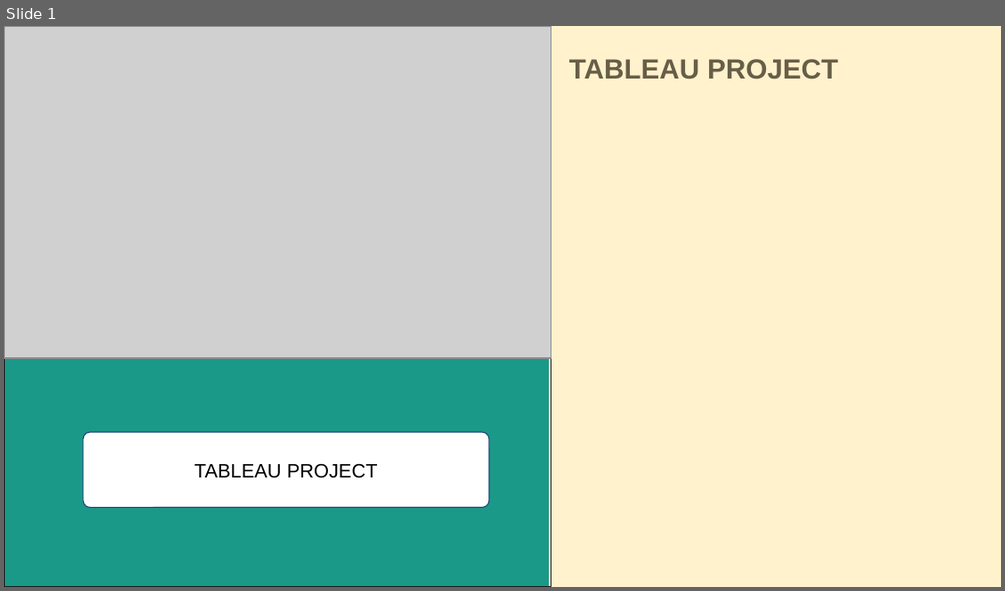
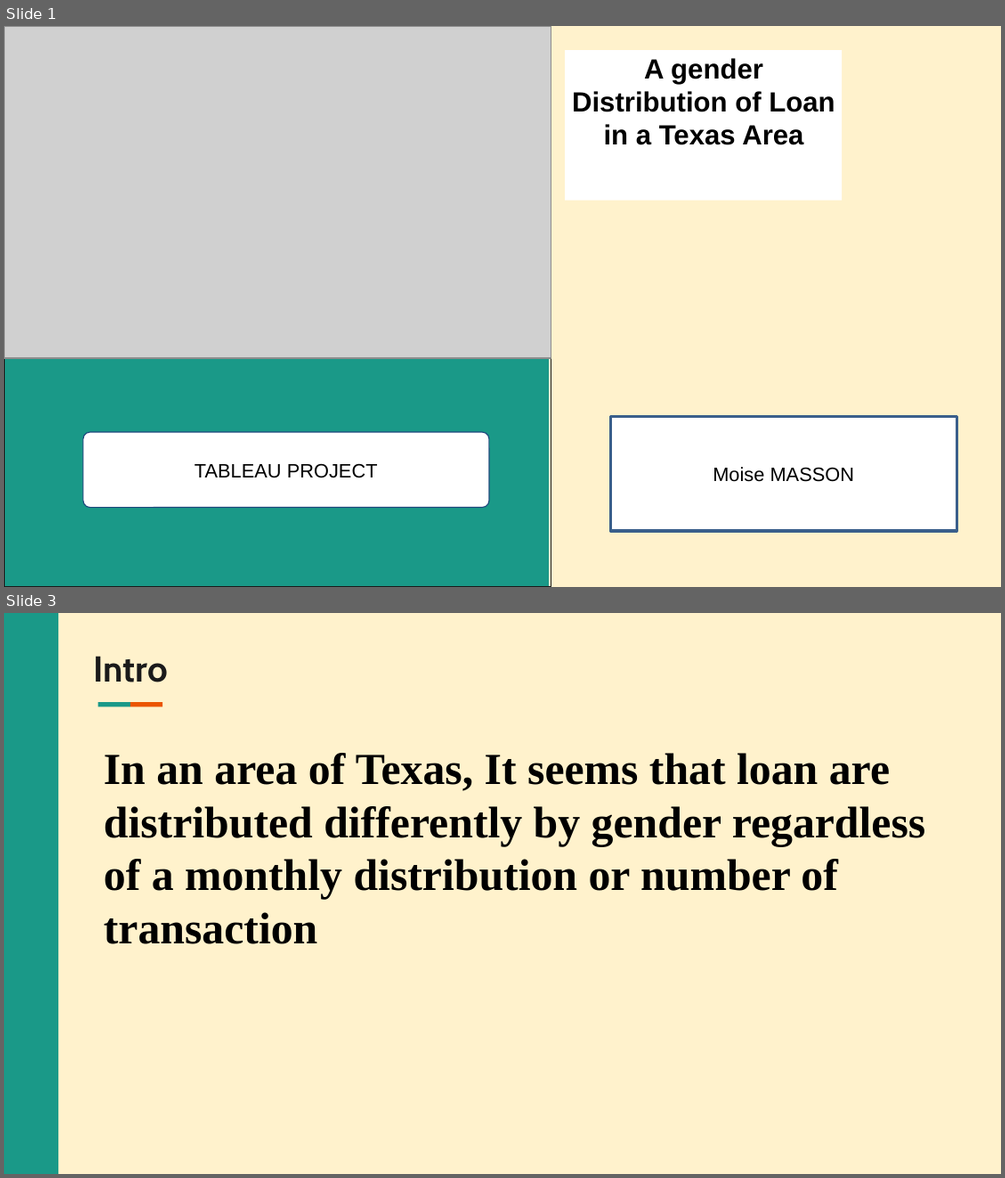
Before and after one commit to Ben-Judas/Tableau-Project, a slide deck: Project Tableau.pptx. Shown one above the other, each under a label of ours: slide 1 before the commit, slides 1 and 3 after it; the slides between them are not shown. The pictures are 1005x591 and 1005x1178 pixels, drawn with LibreOffice and Linux fonts; fonts in the diff are those of the drawing; grey boxes stand for pictures; background and template pictures are left out. Boxes give left, top, right and bottom in pixels: in the first picture for what was removed or moved away, otherwise in the second. Text is boxed around its words. In the diff, an @@ line names an element or a change of style, - is before the commit and + after.

```diff
--- a/Project Tableau.pptx
+++ b/Project Tableau.pptx
@@ slide 3 added at <box>4,613,1001,1174</box>, background #FFF2CC @@
@@ freeform shape added at <box>4,613,59,1173</box>, fill #1A9988 @@
@@ title added at <box>94,656,168,682</box>, 26 pt, text #1A1A1A, bold @@
+Intro
@@ freeform shape added at <box>97,702,129,706</box>, fill #1A9988 @@
@@ freeform shape added at <box>130,702,162,706</box>, fill #EB5500 @@
@@ text added at <box>104,753,925,944</box>, 32 pt, text #000000, bold @@
+In an area of Texas, It seems that loan are distributed differently by gender regardless of a monthly distribution or number of transaction
@@ slide 1 changed as well @@
@@ rectangle added at <box>566,50,842,200</box>, fill #FFFFFF, 20 pt, text #000000, bold @@
+A gender Distribution of Loan in a Texas Area
@@ text removed at <box>569,59,838,79</box> @@
-TABLEAU PROJECT
@@ rectangle added at <box>611,416,957,531</box>, fill #FFFFFF, outline #3A5F8C 2 pt, 14 pt, text #000000 @@
+Moise MASSON
```
Also in this commit, not shown: 1 other slide changed, 3 other slides added, 12 slides removed.
